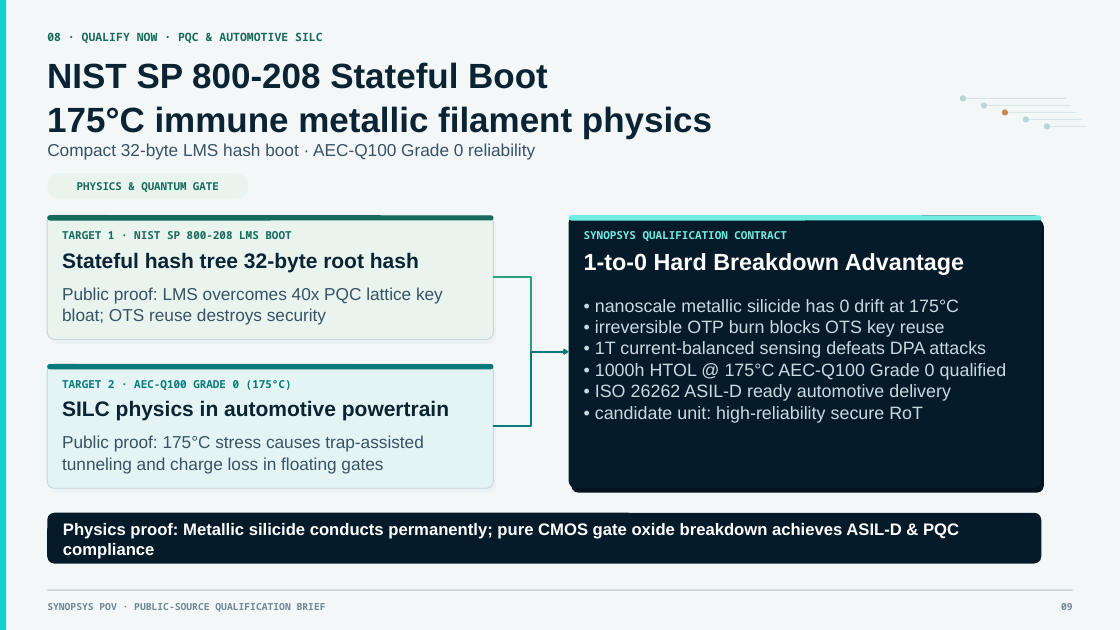
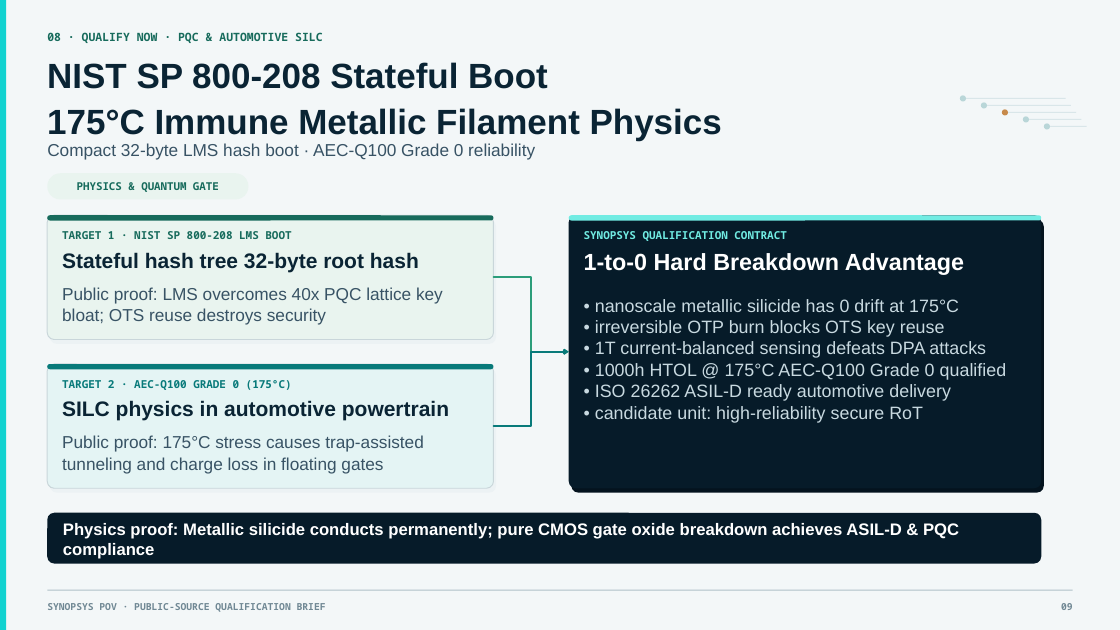
Before and after one commit to SamHuang68/nvm-knowledge-hub, a slide deck: slide 9 of briefing/NVM_AI_OCP_NVM_Opportunities_Executive_v18_Comprehensive_Update_EN.pptx. Drawn at 1120x630 pixels with LibreOffice and Linux fonts; fonts in the diff are those of the drawing. Boxes give left, top, right and bottom in pixels: in the first picture for what was removed or moved away, otherwise in the second. Text is boxed around its words. In the diff, an @@ line names an element or a change of style, - is before the commit and + after.

```diff
--- a/briefing/NVM_AI_OCP_NVM_Opportunities_Executive_v18_Comprehensive_Update_EN.pptx
+++ b/briefing/NVM_AI_OCP_NVM_Opportunities_Executive_v18_Comprehensive_Update_EN.pptx
@@ text at (47,108,722,141): text changed @@
-175°C immune metallic filament physics
+175°C Immune Metallic Filament Physics
```
Also in this commit, not shown: 15 other slides changed, 1 other file.
